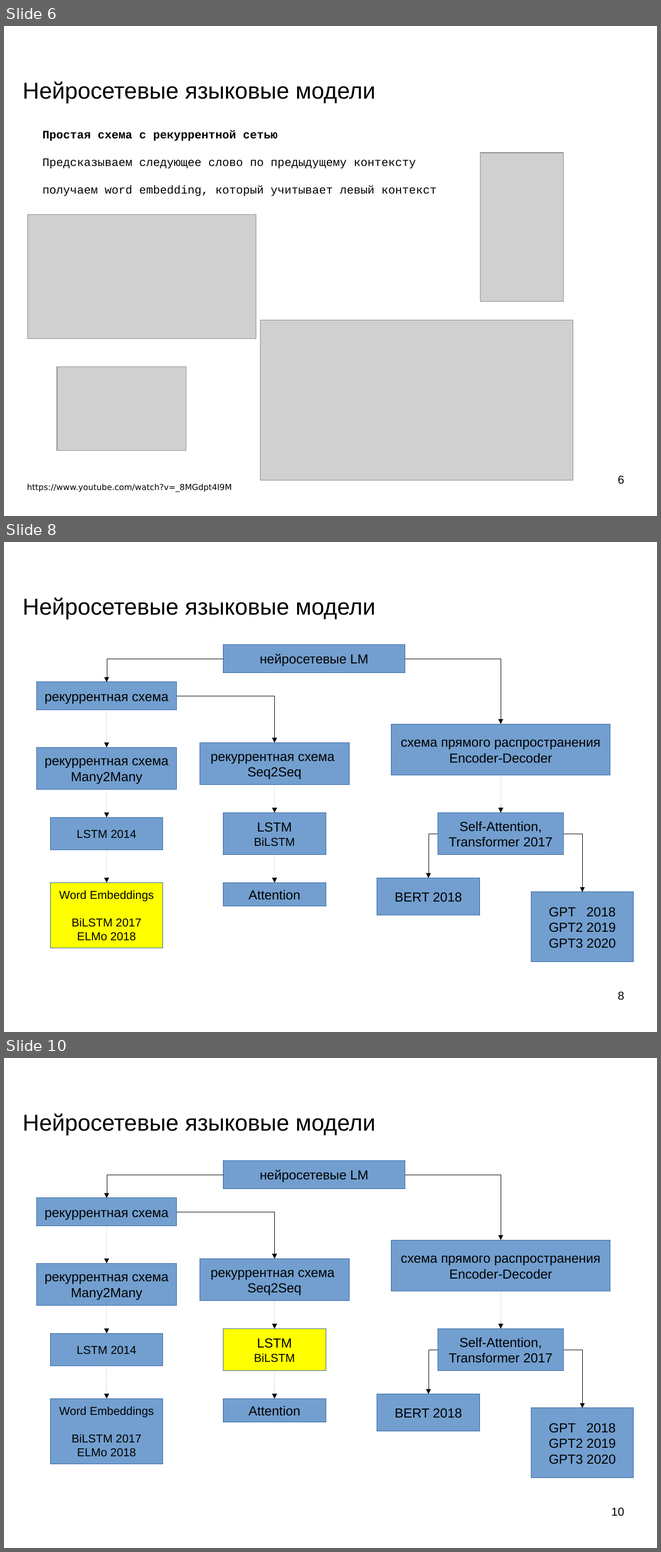
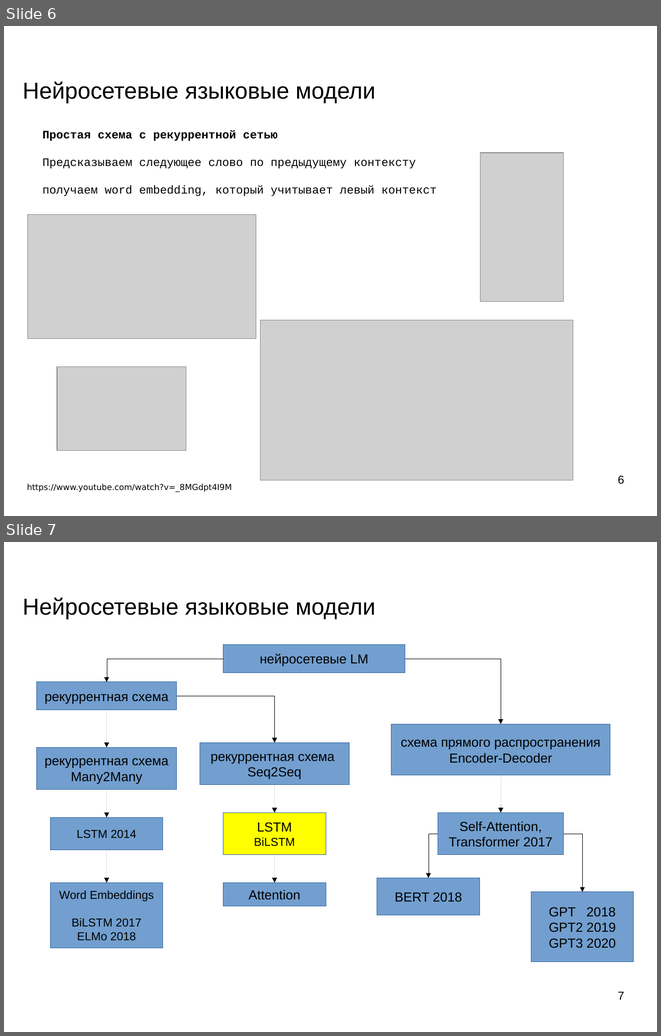
Before and after one commit to mechanoid5/ml_nlp_2024_I, a slide deck: 07-lang-model-rnn.odp. Shown one above the other, each under a label of ours: slides 6, 8 and 10 before the commit, slides 6 and 7 after it; the slides between them are not shown. The pictures are 661x1552 and 661x1036 pixels, drawn with LibreOffice and Linux fonts; fonts in the diff are those of the drawing; grey boxes stand for pictures; background and template pictures are left out. Boxes give left, top, right and bottom in pixels: in the first picture for what was removed or moved away, otherwise in the second. Text is boxed around its words. In the diff, an @@ line names an element or a change of style, - is before the commit and + after.

```diff
--- a/07-lang-model-rnn.odp
+++ b/07-lang-model-rnn.odp
@@ slide 8 removed at bbox=[4, 542, 657, 1032], background picture (left out) @@
@@ title removed at bbox=[23, 597, 376, 619] @@
-Нейросетевые языковые модели
@@ rectangle removed at bbox=[223, 644, 405, 672] @@
-нейросетевые LM
@@ elbow arrow removed from (223, 659) to (106, 682) @@
@@ elbow arrow removed from (405, 659) to (501, 724) @@
@@ rectangle removed at bbox=[36, 682, 176, 709] @@
-рекуррентная схема
@@ elbow arrow removed from (176, 696) to (275, 743) @@
@@ arrow removed from (106, 709) to (106, 747) @@
@@ rectangle removed at bbox=[391, 724, 611, 775] @@
-схема прямого распространения
-Encoder-Decoder
@@ rectangle removed at bbox=[36, 747, 176, 789] @@
-рекуррентная схема
-Many2Many
@@ rectangle removed at bbox=[200, 743, 350, 785] @@
-рекуррентная схема
-Seq2Seq
@@ arrow removed from (501, 775) to (501, 813) @@
@@ arrow removed from (106, 789) to (106, 818) @@
@@ arrow removed from (275, 784) to (275, 813) @@
@@ rectangle removed at bbox=[51, 818, 163, 850] @@
-LSTM 2014
@@ rectangle removed at bbox=[223, 813, 326, 855] @@
-LSTM
-BiLSTM
@@ rectangle removed at bbox=[438, 813, 564, 855] @@
-Self-Attention,
-Transformer 2017
@@ elbow arrow removed from (438, 834) to (429, 878) @@
@@ elbow arrow removed from (564, 834) to (582, 892) @@
@@ arrow removed from (106, 850) to (106, 883) @@
@@ arrow removed from (275, 855) to (275, 883) @@
@@ rectangle removed at bbox=[51, 883, 163, 948] @@
-Word Embeddings
-BiLSTM 2017
-ELMo 2018
@@ rectangle removed at bbox=[223, 883, 326, 906] @@
-Attention
@@ rectangle removed at bbox=[377, 878, 480, 915] @@
-BERT 2018
@@ rectangle removed at bbox=[531, 892, 634, 962] @@
-GPT 2018
-GPT2 2019
-GPT3 2020
@@ page number removed at bbox=[618, 991, 624, 1000] @@
-8
@@ what was slide 10 is now slide 7 @@
@@ page number at bbox=[618, 991, 624, 999]: text changed @@
-10
+7
```
Also in this commit, not shown: 2 other slides removed, 1 other file.
